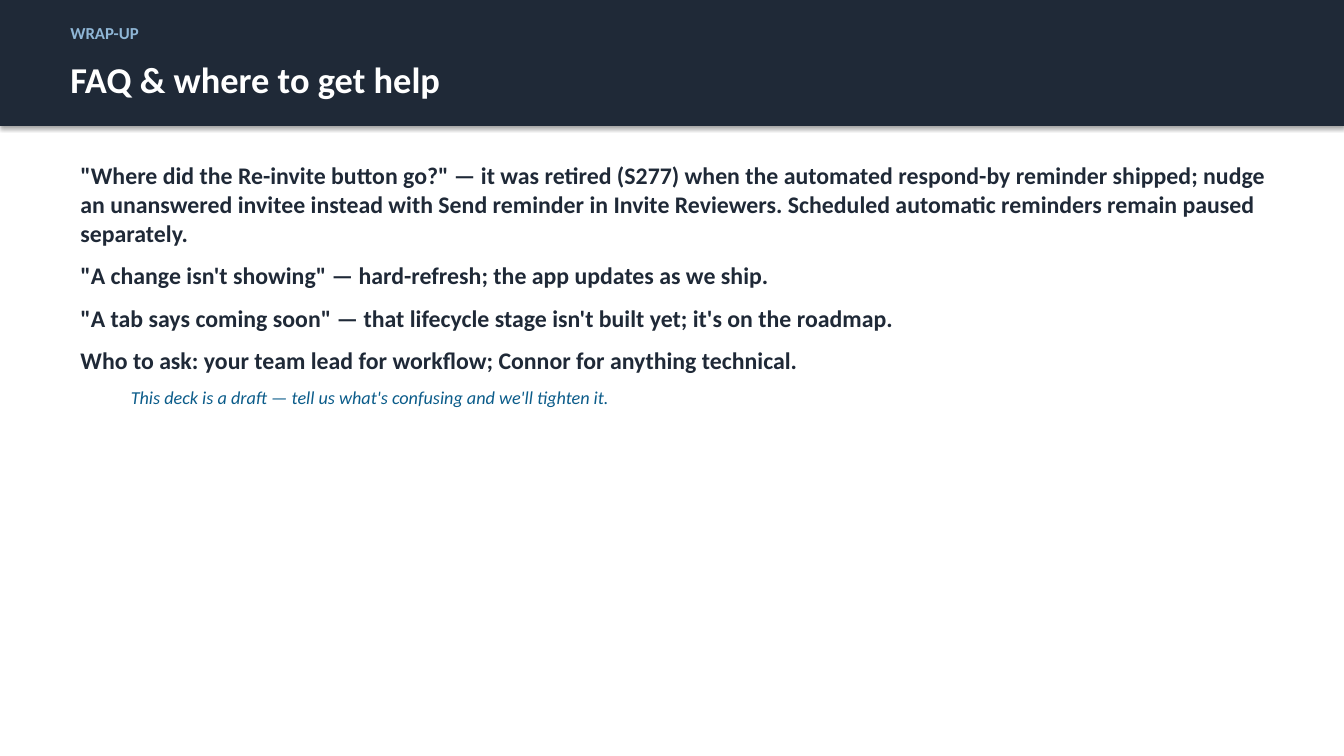
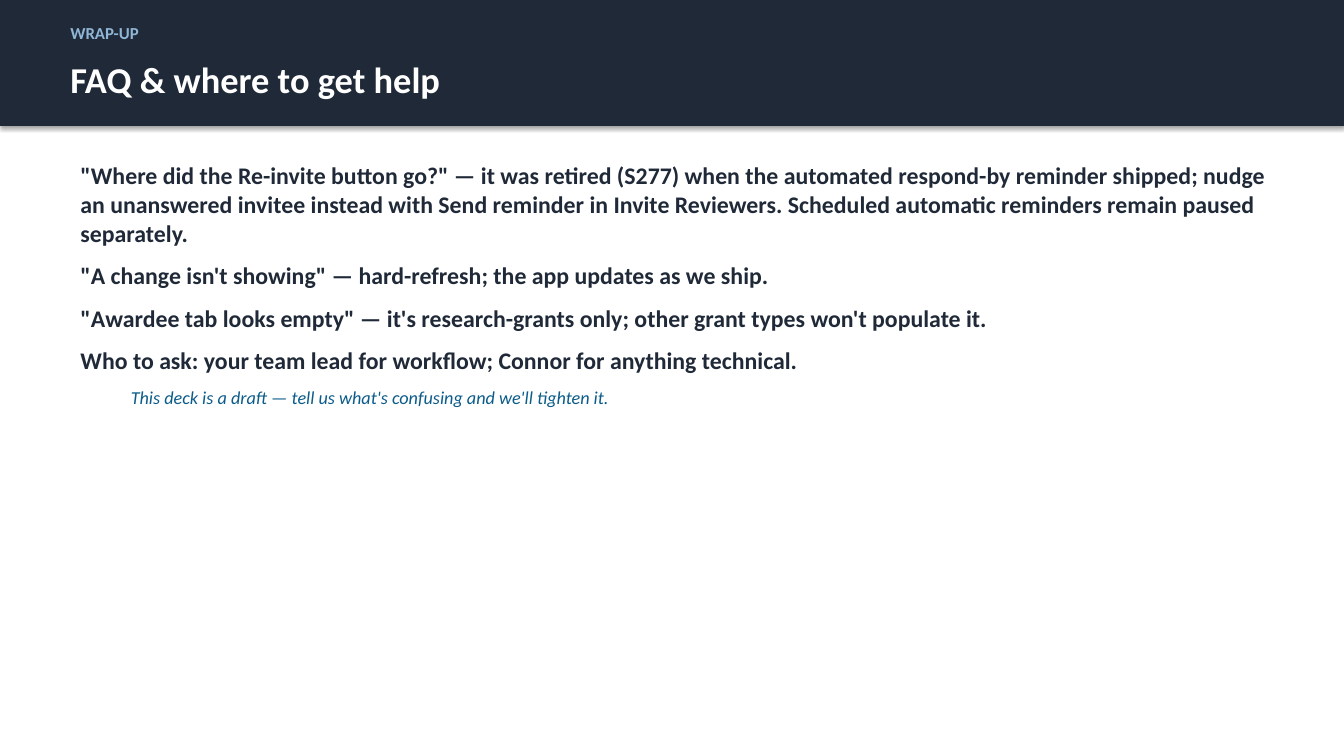
Before and after one commit to justingallivan/wmkf-research-apps, a slide deck: slide 33 of docs/onboarding/Workbench_Onboarding_PD.pptx. Drawn at 1344x756 pixels with LibreOffice and Linux fonts; fonts in the diff are those of the drawing. Boxes give left, top, right and bottom in pixels: in the first picture for what was removed or moved away, otherwise in the second. Text is boxed around its words. In the diff, an @@ line names an element or a change of style, - is before the commit and + after.

```diff
--- a/docs/onboarding/Workbench_Onboarding_PD.pptx
+++ b/docs/onboarding/Workbench_Onboarding_PD.pptx
@@ text at box(80, 310, 986, 331): text changed @@
-"A tab says coming soon" — that lifecycle stage isn't built yet; it's on the roadmap.
+"Awardee tab looks empty" — it's research-grants only; other grant types won't populate it.
```
Also in this commit, not shown: 1 other slide changed, 3 other files.
